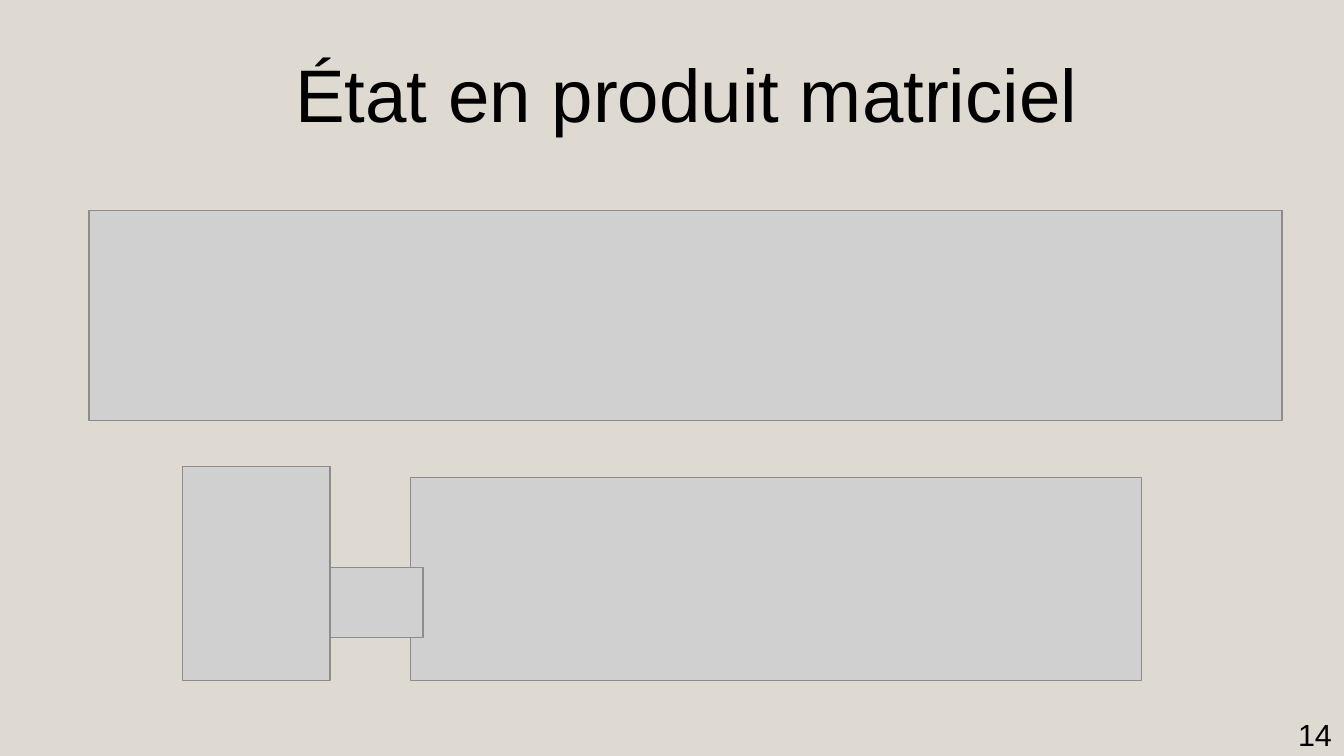
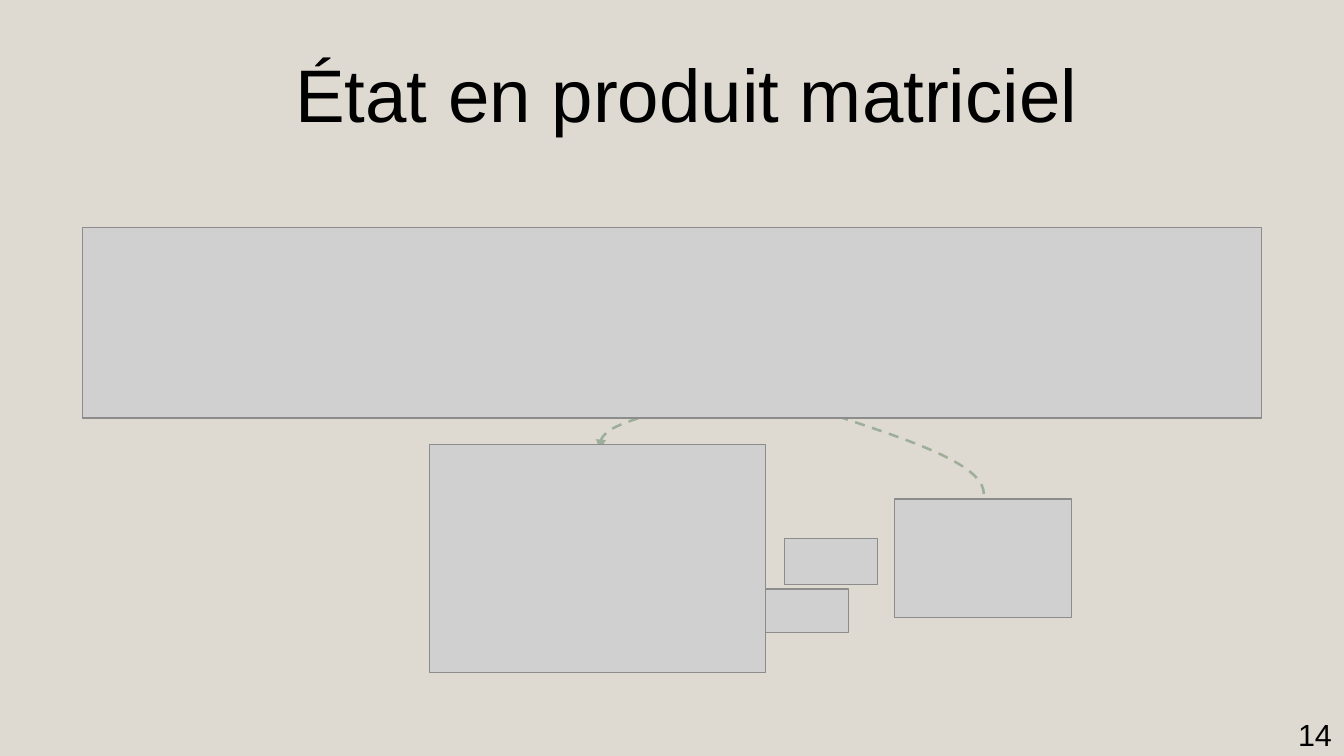
Before and after one commit to AmdaU/presentations, a slide deck: slide 14 of Seminaire/Seminaire.odp. Drawn at 1344x756 pixels with LibreOffice and Linux fonts; fonts in the diff are those of the drawing; grey boxes stand for pictures. Boxes give left, top, right and bottom in pixels: in the first picture for what was removed or moved away, otherwise in the second. Text is boxed around its words. In the diff, an @@ line names an element or a change of style, - is before the commit and + after.

```diff
--- a/Seminaire/Seminaire.odp
+++ b/Seminaire/Seminaire.odp
@@ picture: place and size @@
-picture at box(89, 210, 1283, 421)
+picture at box(82, 228, 1261, 418)
@@ freeform shape added at box(600, 388, 702, 450), outline #9DAF9A 1.5 pt dashed @@
@@ freeform shape added at box(752, 377, 984, 494), outline #9DAF9A 1.5 pt dashed @@
@@ picture: place and size @@
-picture at box(321, 568, 423, 639)
+picture at box(429, 445, 766, 673)
@@ picture added at box(894, 499, 1072, 617) @@
@@ picture: place and size @@
-picture at box(411, 477, 1143, 681)
+picture at box(784, 539, 877, 584)
@@ picture: place and size @@
-picture at box(182, 466, 329, 681)
+picture at box(760, 589, 849, 633)
```
Also in this commit, not shown: 9 other slides changed, 4 slides added, 1 slide removed, 49 other files.
